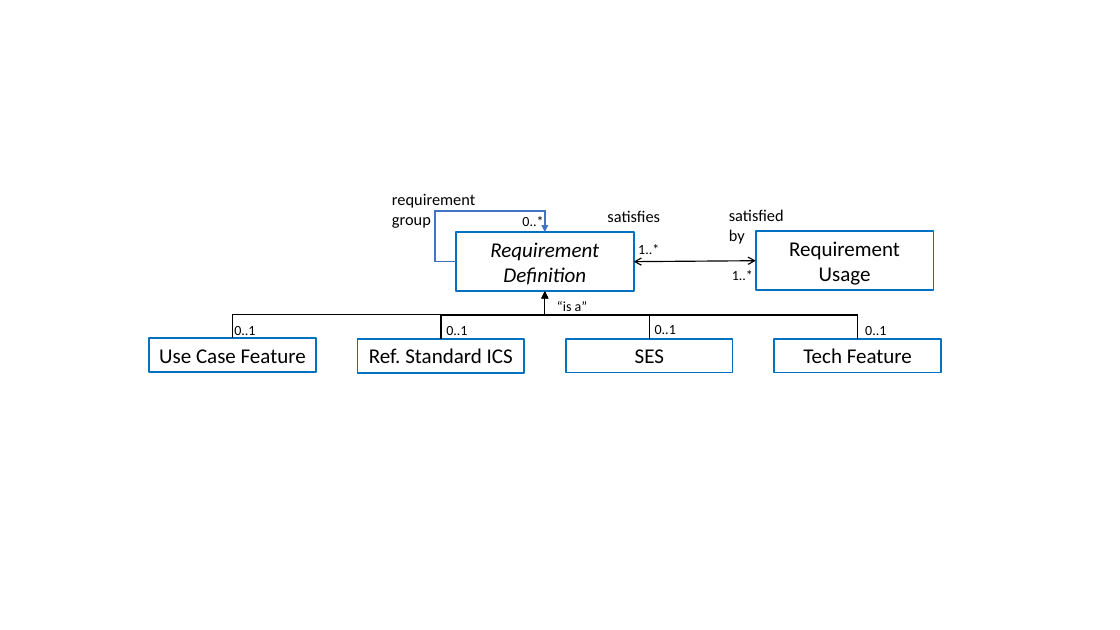
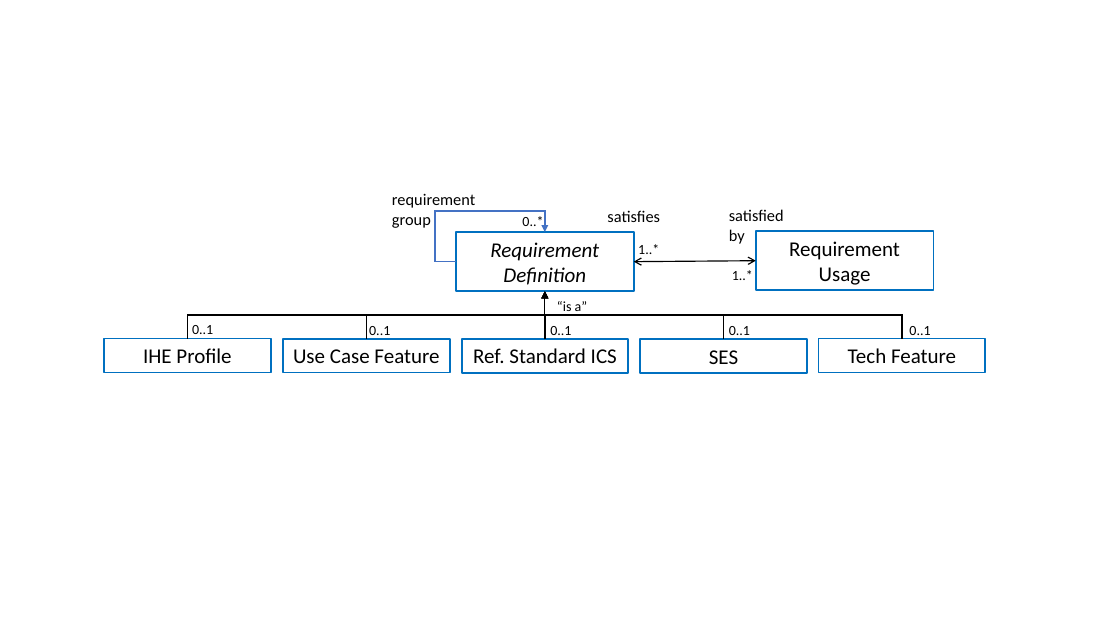
Before and after one commit to IHE/DEV.SDPi, a slide deck: slide 1 of sources/vol1-diagram-sdpi-req-types-model.pptx. Drawn at 1120x630 pixels with LibreOffice and Linux fonts; fonts in the diff are those of the drawing. Boxes give left, top, right and bottom in pixels: in the first picture for what was removed or moved away, otherwise in the second. Text is boxed around its words. In the diff, an @@ line names an element or a change of style, - is before the commit and + after.

Commit message:
TF-1C Requirements Model Update
Updated the core requirements model (added IHE Profile) and some of the text in the subsequent table.

```diff
--- a/sources/vol1-diagram-sdpi-req-types-model.pptx
+++ b/sources/vol1-diagram-sdpi-req-types-model.pptx
@@ elbow arrow added from (187, 339) to (545, 292), #000000 1 pt @@
@@ elbow arrow moved from (545, 292) - (233, 338) to (545, 292) - (366, 339) @@
@@ elbow arrow moved from (545, 292) - (858, 339) to (545, 292) - (902, 339) @@
@@ elbow arrow moved from (545, 292) - (649, 339) to (545, 292) - (723, 339) @@
@@ elbow arrow moved from (545, 292) - (441, 339) to (545, 292) - (545, 339) @@
@@ text added at <box>192,325,213,334</box>, 12 pt, text #000000 @@
+0..1
@@ text "0..1": place and size @@
-text "0..1" at <box>234,326,255,339</box>
+text "0..1" at <box>369,326,390,339</box>
@@ text "0..1": place and size @@
-text "0..1" at <box>446,326,467,339</box>
+text "0..1" at <box>550,326,571,339</box>
@@ text "0..1": place and size @@
-text "0..1" at <box>655,325,676,339</box>
+text "0..1" at <box>729,326,750,339</box>
@@ text "0..1": place and size @@
-text "0..1" at <box>865,326,886,339</box>
+text "0..1" at <box>909,326,930,339</box>
@@ rectangle added at <box>104,339,271,372</box>, outline #0070C0 1.5 pt, 18 pt, text #000000 @@
+IHE Profile
@@ rectangle "Use Case Feature": place and size @@
-rectangle "Use Case Feature" at <box>150,338,316,371</box>
+rectangle "Use Case Feature" at <box>283,339,450,372</box>
@@ rectangle "Ref. Standard ICS": place and size @@
-rectangle "Ref. Standard ICS" at <box>358,339,524,372</box>
+rectangle "Ref. Standard ICS" at <box>462,339,628,372</box>
@@ rectangle "SES": place and size @@
-rectangle "SES" at <box>566,339,733,372</box>
+rectangle "SES" at <box>640,339,807,373</box>
@@ rectangle "Tech Feature": place and size @@
-rectangle "Tech Feature" at <box>775,339,941,372</box>
+rectangle "Tech Feature" at <box>819,339,986,372</box>
```
Also in this commit, not shown: 2 other files.
